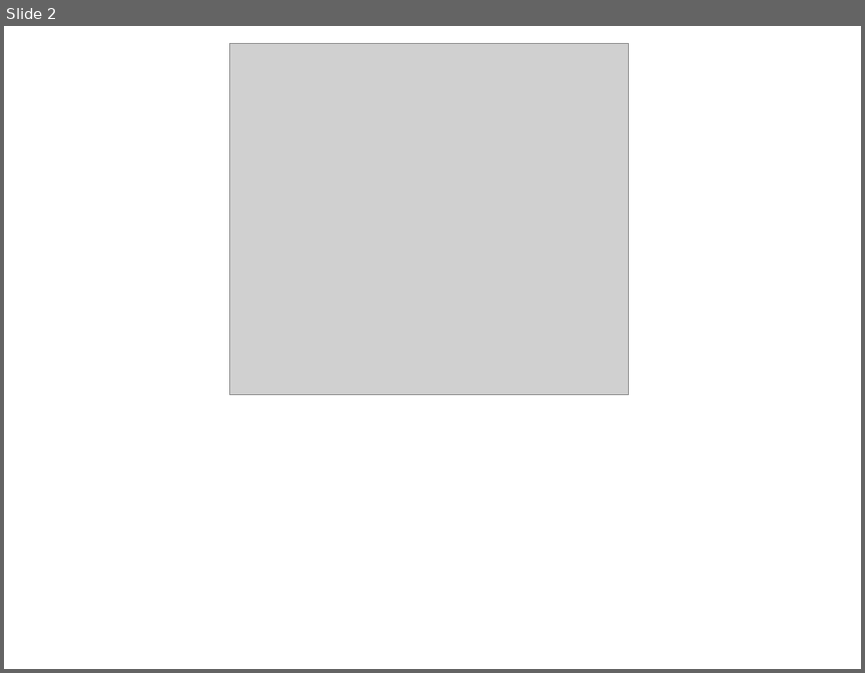
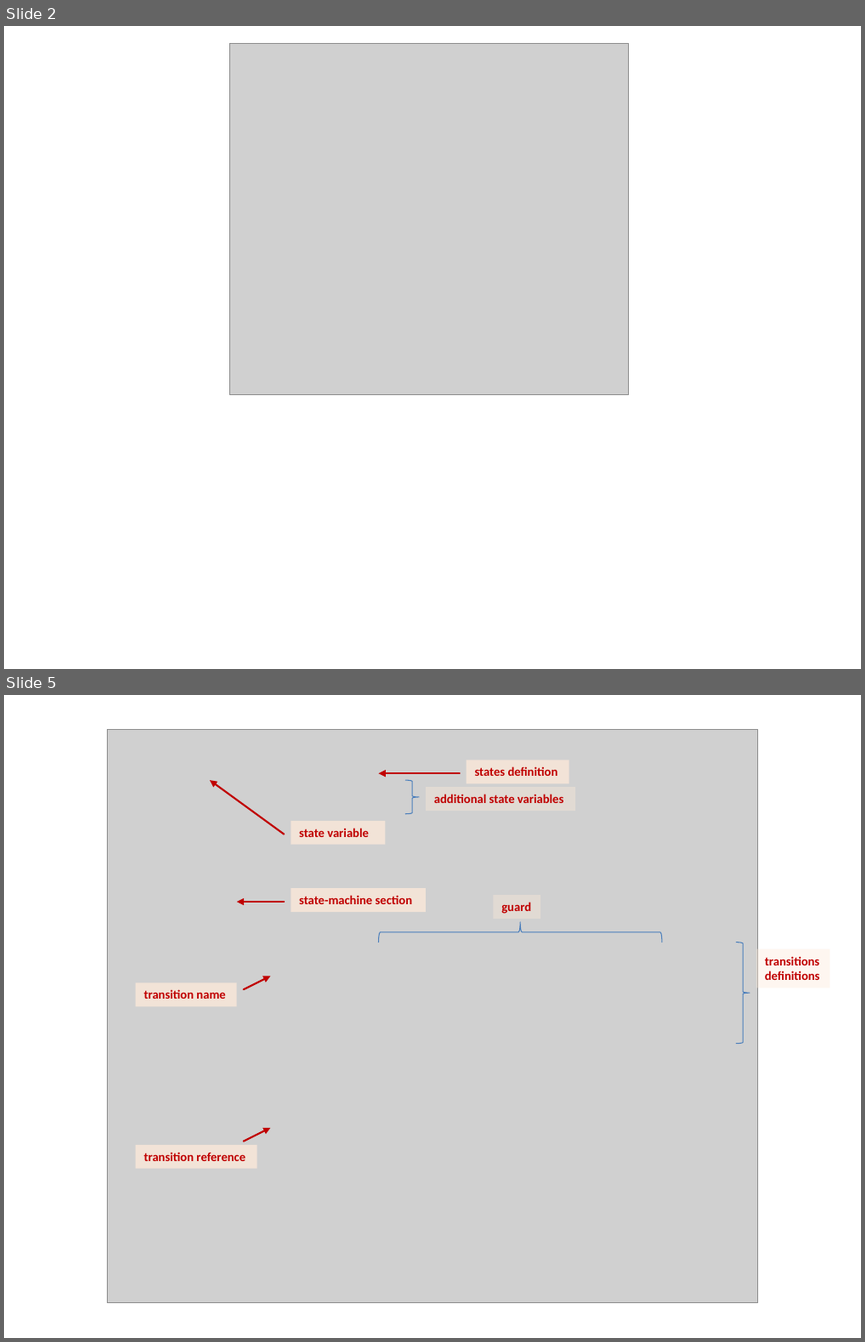
Before and after one commit to mbeddr/mbeddr.formal, a slide deck: code/tutorial/solutions/com.mbeddr.formal.nusmv.users_guide/figures/figures.pptx. Shown one above the other, each under a label of ours: slide 2 before the commit, slides 2 and 5 after it; the slides between them are not shown. The pictures are 865x673 and 865x1342 pixels, drawn with LibreOffice and Linux fonts; fonts in the diff are those of the drawing; grey boxes stand for pictures. Boxes give left, top, right and bottom in pixels: in the first picture for what was removed or moved away, otherwise in the second. Text is boxed around its words. In the diff, an @@ line names an element or a change of style, - is before the commit and + after.

Commit message:
nusmv tutorial: enhanced documentation with state-machines and tables

```diff
--- a/code/tutorial/solutions/com.mbeddr.formal.nusmv.users_guide/figures/figures.pptx
+++ b/code/tutorial/solutions/com.mbeddr.formal.nusmv.users_guide/figures/figures.pptx
@@ slide 5 added at (4, 695, 861, 1338), background #FFFFFF @@
@@ picture added at (107, 730, 757, 1304) @@
@@ rectangle added at (466, 760, 568, 784), fill #FDEADA at 76% opacity, 10.5 pt, text #C00000, bold @@
+states definition
@@ arrow added from (284, 834) to (210, 780), #C00000 1.5 pt @@
@@ arrow added from (459, 774) to (378, 774), #C00000 1.5 pt @@
@@ right brace added at (406, 780, 420, 813), outline #4B7EBC 0.75 pt @@
@@ rectangle added at (426, 787, 575, 811), fill #FDEADA at 39% opacity, 10.5 pt, text #C00000, bold @@
+additional state variables
@@ rectangle added at (291, 821, 386, 845), fill #FDEADA at 76% opacity, 10.5 pt, text #C00000, bold @@
+state variable
@@ rectangle added at (291, 888, 426, 912), fill #FDEADA at 76% opacity, 10.5 pt, text #C00000, bold @@
+state-machine section
@@ rectangle added at (494, 895, 540, 919), fill #FDEADA at 39% opacity, 10.5 pt, text #C00000, bold @@
+guard
@@ arrow added from (284, 902) to (237, 902), #C00000 1.5 pt @@
@@ right brace added at (379, 922, 663, 942), outline #4B7EBC 0.75 pt @@
@@ right brace added at (736, 941, 749, 1043), outline #4B7EBC 0.75 pt @@
@@ rectangle added at (756, 948, 830, 987), fill #FDEADA at 39% opacity, 10.5 pt, text #C00000, bold @@
+transitions
+definitions
@@ rectangle added at (136, 983, 237, 1007), fill #FDEADA at 76% opacity, 10.5 pt, text #C00000, bold @@
+transition name
@@ arrow added from (244, 990) to (270, 976), #C00000 1.5 pt @@
@@ arrow added from (244, 1140) to (270, 1128), #C00000 1.5 pt @@
@@ rectangle added at (136, 1145, 257, 1168), fill #FDEADA at 76% opacity, 10.5 pt, text #C00000, bold @@
+transition reference
```
Also in this commit, not shown: 4 other slides added, 7 other files.
